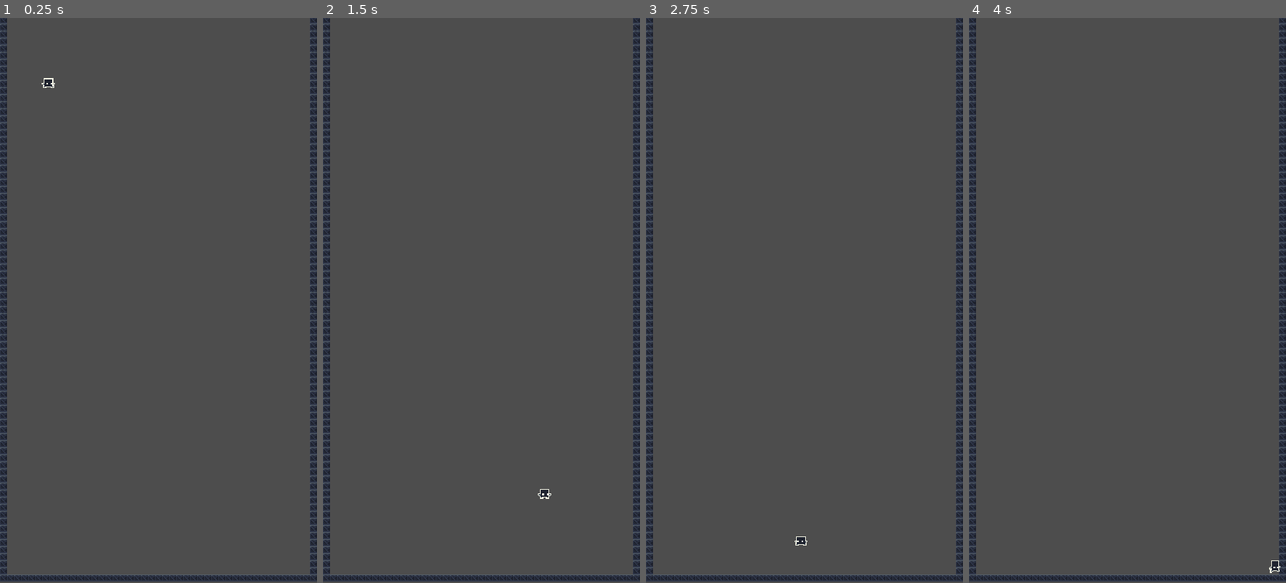
Above: before the commit, frames 1-4 (left to right).
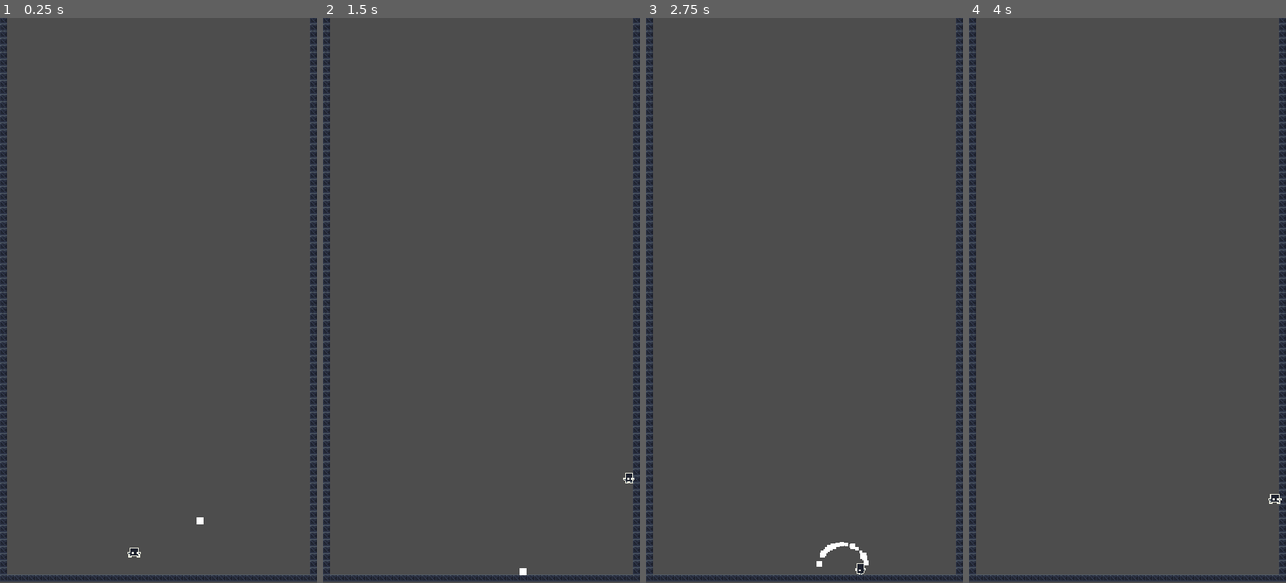
Above: after the commit, the same moments.

Repository: oshirohugo/dasher
Game: Godot game, scene res://LevelTemplate.tscn
Same seed, same stepped clock (60 frames per second), same inputs: the game is played once before the commit and once after it.
Inputs (mouse positions are in pixels of both pictures, inside the frame that each line leads up to):
- Up to frame 1 (0.25 s): no input
- Up to frame 2 (1.5 s): move the mouse to (551, 272) at 0.52 s; hold D (right) from 0.53 s (still down); click (551, 272) at 0.6 s; tap Space (jump) at 0.77, 0.8, 1.07, 1.35 s; move the mouse to (418, 328) at 1.27 s
- Up to frame 3 (2.75 s): tap Space (jump) at 1.52, 1.82, 2.3 s; click (741, 328) at 1.55 s; move the mouse to (836, 176) at 2.02 s; release D (right) at 2.03 s; hold A (left) from 2.03 s (still down); click (836, 176) at 2.1 s
- Up to frame 4 (4 s): move the mouse to (1111, 413) at 2.77 s; release A (left) at 2.78 s; hold D (right) from 2.78 s (still down); click (1111, 413) at 2.85 s; tap Space (jump) at 3.02, 3.32, 3.6, 3.77 s; move the mouse to (1222, 385) at 3.52 s

The runs differ from the first frame. In frame 1, 0.1% of the frame differs, in the area x 13-65%, y 10-96%; in frame 2, 0.1%; in frame 3, 0.3%, in the area x 46-71%, y 91-99%; in frame 4, 0.1%.

Commit message:
add drops with explosion

Diff:
--- /dev/null
+++ b/Drop.gd
@@ -0,0 +1,33 @@
+extends Area2D
+
+const SPEED = 100
+@onready var speed = SPEED
+@export var explosionParticle:PackedScene
+# Called when the node enters the scene tree for the first time.
+func _ready():
+	pass
+
+# Called every frame. 'delta' is the elapsed time since the previous frame.
+func _process(delta):
+	position.y += delta * speed
+
+
+func _on_body_entered(body):
+	if body.name == "TileMap":
+		speed = 0
+		await get_tree().create_timer(1.0).timeout
+		explode()
+	if body.name == "Player":
+		if speed != 0:
+			queue_free()
+		else:
+			explode()
+
+func explode():
+	var _particle = explosionParticle.instantiate()
+	_particle.position = global_position
+	_particle.rotation = global_rotation
+	_particle.emitting = true
+	get_tree().current_scene.add_child(_particle)
+
+	queue_free()
--- /dev/null
+++ b/Drop.tscn
@@ -0,0 +1,23 @@
+[gd_scene load_steps=5 format=3 uid="uid://y2ijxwob8fnv"]
+
+[ext_resource type="Texture2D" uid="uid://2ty5x83ru6hd" path="res://square.png" id="1_3faax"]
+[ext_resource type="Script" path="res://Drop.gd" id="1_cyr7w"]
+[ext_resource type="PackedScene" uid="uid://cp21ro00u0cw" path="res://ExplosionParticle.tscn" id="2_64by1"]
+
+[sub_resource type="RectangleShape2D" id="RectangleShape2D_2ay5e"]
+size = Vector2(16, 16)
+
+[node name="Drop" type="Area2D"]
+script = ExtResource("1_cyr7w")
+explosionParticle = ExtResource("2_64by1")
+metadata/_edit_group_ = true
+
+[node name="Sprite2D" type="Sprite2D" parent="."]
+scale = Vector2(15, 15)
+texture = ExtResource("1_3faax")
+
+[node name="CollisionShape2D" type="CollisionShape2D" parent="."]
+position = Vector2(8, 8)
+shape = SubResource("RectangleShape2D_2ay5e")
+
+[connection signal="body_entered" from="." to="." method="_on_body_entered"]
--- /dev/null
+++ b/ExplosionParticle.tscn
@@ -0,0 +1,30 @@
+[gd_scene load_steps=4 format=3 uid="uid://cp21ro00u0cw"]
+
+[sub_resource type="Curve" id="Curve_dbtok"]
+_data = [Vector2(0, 1), 0.0, 0.0, 0, 0, Vector2(1, 0), 0.0, 0.0, 0, 0]
+point_count = 2
+
+[sub_resource type="CurveTexture" id="CurveTexture_jidky"]
+curve = SubResource("Curve_dbtok")
+
+[sub_resource type="ParticleProcessMaterial" id="ParticleProcessMaterial_m07r7"]
+lifetime_randomness = 0.5
+particle_flag_disable_z = true
+direction = Vector3(0, -1, 0)
+spread = 90.0
+gravity = Vector3(0, 0, 0)
+initial_velocity_min = 150.0
+initial_velocity_max = 150.0
+orbit_velocity_min = 0.0
+orbit_velocity_max = 0.0
+scale_min = 20.0
+scale_max = 20.0
+scale_curve = SubResource("CurveTexture_jidky")
+
+[node name="GPUParticles2D" type="GPUParticles2D"]
+emitting = false
+amount = 25
+process_material = SubResource("ParticleProcessMaterial_m07r7")
+one_shot = true
+explosiveness = 1.0
+collision_base_size = 0.0
--- a/LevelTemplate.tscn
+++ b/LevelTemplate.tscn
@@ -1,7 +1,8 @@
-[gd_scene load_steps=5 format=3 uid="uid://bumjh41ar07n4"]
+[gd_scene load_steps=6 format=3 uid="uid://dckle2mvf0sr4"]
 
 [ext_resource type="Texture2D" uid="uid://b8e6c18vuuti6" path="res://industrial.v2.png" id="1_xgbcu"]
 [ext_resource type="PackedScene" uid="uid://dcq5grjfns4ha" path="res://Player.tscn" id="2_dopqj"]
+[ext_resource type="PackedScene" uid="uid://y2ijxwob8fnv" path="res://Drop.tscn" id="3_a038y"]
 
 [sub_resource type="TileSetAtlasSource" id="TileSetAtlasSource_6pinp"]
 texture = ExtResource("1_xgbcu")
@@ -1247,4 +1248,7 @@
 layer_0/tile_data = PackedInt32Array(44, 786433, 0, 65580, 786433, 0, 131116, 786433, 0, 196652, 786433, 0, 262188, 786 …(3934 unchanged characters)…
 
 [node name="Player" parent="TileMap" instance=ExtResource("2_dopqj")]
-position = Vector2(111, 113)
+position = Vector2(306, 1176)
+
+[node name="Drop" parent="." instance=ExtResource("3_a038y")]
+position = Vector2(447, 1107)
--- a/Player.gd
+++ b/Player.gd
@@ -2,7 +2,7 @@
 
 
 const SPEED = 300.0
-const JUMP_VELOCITY = -400.0
+const JUMP_VELOCITY = -600.0
 const DASH_SPEED = 800
 const DASH_DURATION = .2
 
@@ -29,18 +29,21 @@
 	if is_on_floor() and dashed_from_jump:
 		dashed_from_jump = false
 
-	if Input.is_action_just_pressed("dash"):
-		if not dashed_from_jump:
-			dash.start_dash(DASH_DURATION)
-		if not is_on_floor():
-			dashed_from_jump = true
 
 
-	var speed = DASH_SPEED if dash.is_dashing() else SPEED
 
 	# Handle Jump.
 	if Input.is_action_just_pressed("jump") and is_on_floor():
 		velocity.y = JUMP_VELOCITY
+
+	if Input.is_action_just_pressed("dash"):
+		if not dashed_from_jump:
+			dash.start_dash(DASH_DURATION)
+			velocity.y = 0
+		if not is_on_floor():
+			dashed_from_jump = true
+
+	var speed = DASH_SPEED if dash.is_dashing() else SPEED
 
 	# Get the input direction and handle the movement/deceleration.
 	# As good practice, you should replace UI actions with custom gameplay actions.
--- a/project.godot
+++ b/project.godot
@@ -26,16 +26,19 @@
 dash={
 "deadzone": 0.5,
 "events": [Object(InputEventMouseButton,"resource_local_to_scene":false,"resource_name":"","device":-1,"window_id":0,"a …(241 unchanged characters)…
+, Object(InputEventKey,"resource_local_to_scene":false,"resource_name":"","device":-1,"window_id":0,"alt_pressed":false,"shift_pressed":false,"ctrl_pressed":false,"meta_pressed":false,"pressed":false,"keycode":0,"physical_keycode":4194326,"key_label":0,"unicode":0,"echo":false,"script":null)
 ]
 }
 left={
 "deadzone": 0.5,
 "events": [Object(InputEventKey,"resource_local_to_scene":false,"resource_name":"","device":-1,"window_id":0,"alt_pressed":false,"shift_pressed":false,"ctrl_pressed":false,"meta_pressed":false,"pressed":false,"keycode":0,"physical_keycode":65,"key_label":0,"unicode":97,"echo":false,"script":null)
+, Object(InputEventKey,"resource_local_to_scene":false,"resource_name":"","device":-1,"window_id":0,"alt_pressed":false,"shift_pressed":false,"ctrl_pressed":false,"meta_pressed":false,"pressed":false,"keycode":0,"physical_keycode":4194319,"key_label":0,"unicode":0,"echo":false,"script":null)
 ]
 }
 right={
 "deadzone": 0.5,
 "events": [Object(InputEventKey,"resource_local_to_scene":false,"resource_name":"","device":-1,"window_id":0,"alt_pressed":false,"shift_pressed":false,"ctrl_pressed":false,"meta_pressed":false,"pressed":false,"keycode":0,"physical_keycode":68,"key_label":0,"unicode":100,"echo":false,"script":null)
+, Object(InputEventKey,"resource_local_to_scene":false,"resource_name":"","device":-1,"window_id":0,"alt_pressed":false,"shift_pressed":false,"ctrl_pressed":false,"meta_pressed":false,"pressed":false,"keycode":0,"physical_keycode":4194321,"key_label":0,"unicode":0,"echo":false,"script":null)
 ]
 }
 jump={
Binary file added: square.png
Not shown, added: square.png.import
